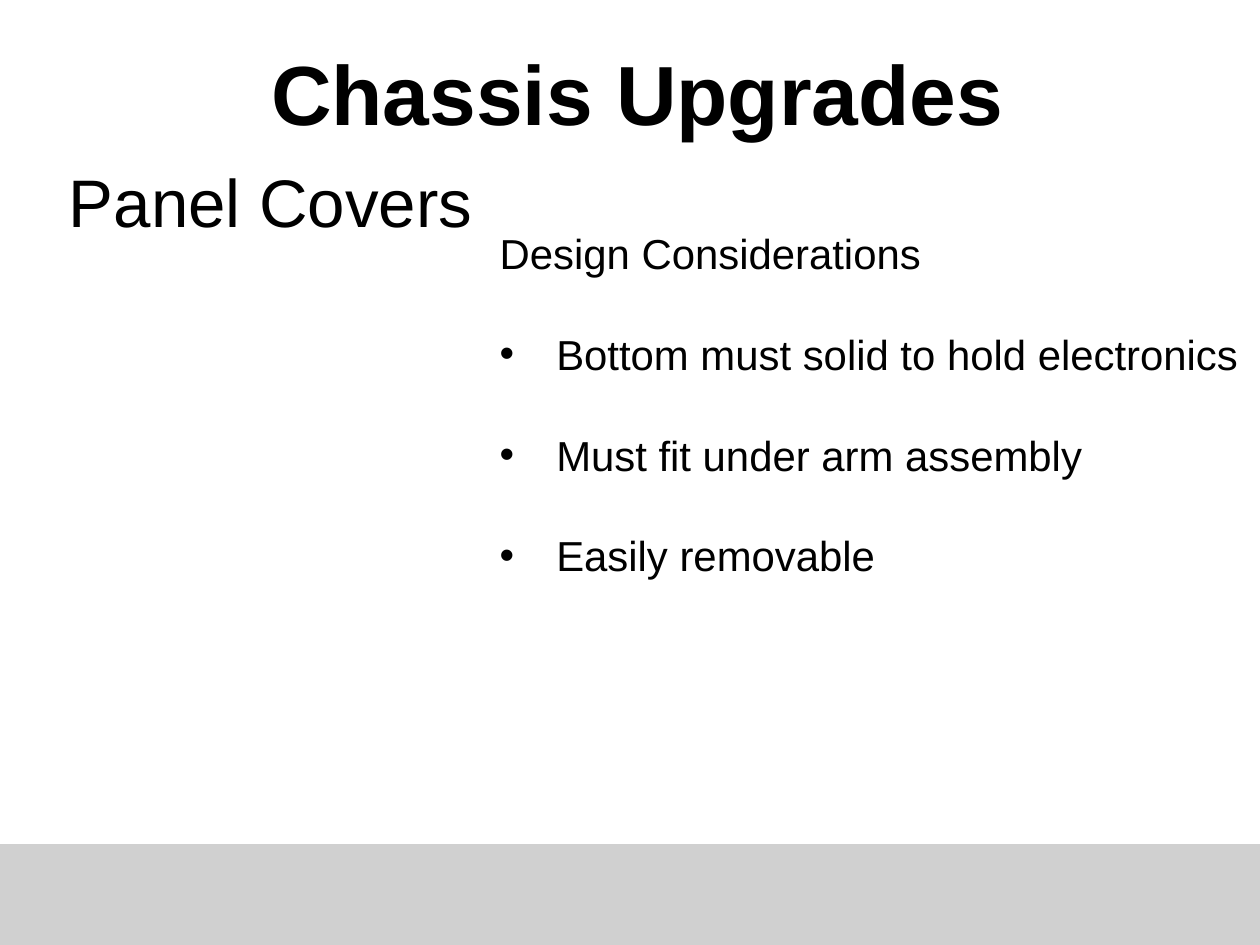
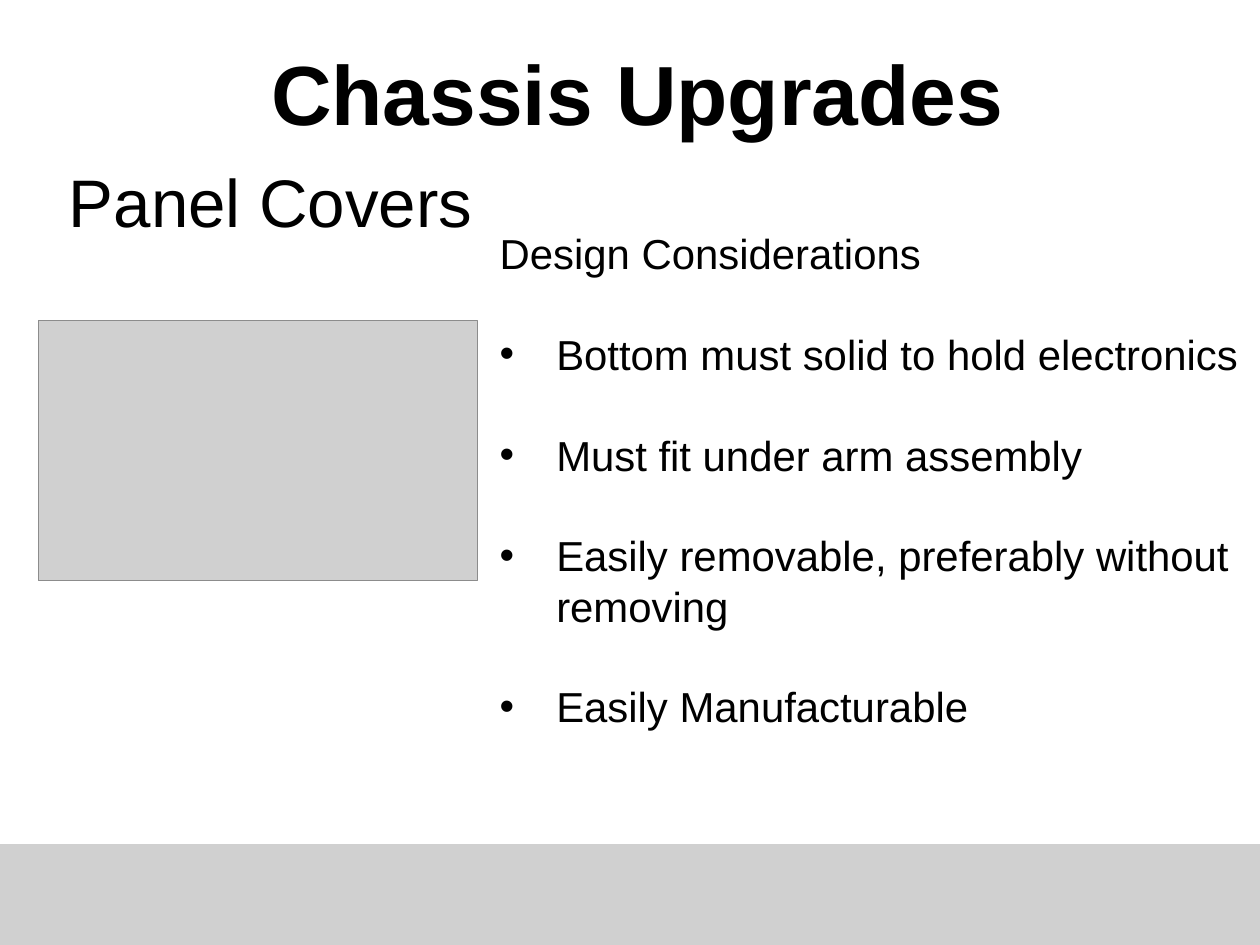
Before and after one commit to ISU-MAVRIC/MAVRIC_Hardware, a slide deck: slide 4 of MAVRIC Midterm Design Powerpoint/MAVRIC14 Jeffrey Kyle Chassis Midterm Design Review.pptx (slide 3 before the commit). Drawn at 1260x945 pixels with LibreOffice and Linux fonts; fonts in the diff are those of the drawing; grey boxes stand for pictures. Boxes give left, top, right and bottom in pixels: in the first picture for what was removed or moved away, otherwise in the second. Text is boxed around its words. In the diff, an @@ line names an element or a change of style, - is before the commit and + after.

```diff
--- a/MAVRIC Midterm Design Powerpoint/MAVRIC14 Jeffrey Kyle Chassis Midterm Design Review.pptx
+++ b/MAVRIC Midterm Design Powerpoint/MAVRIC14 Jeffrey Kyle Chassis Midterm Design Review.pptx
@@ picture added at (39, 321, 477, 581) @@
@@ text at (556, 540, 1229, 731): text changed @@
-    • Easily removable
+    • Easily removable, preferably without removing
+    • Easily Manufacturable
```
Also in this commit, not shown: 2 other slides changed, 1 slide added, 1 slide removed, 1 other file.
